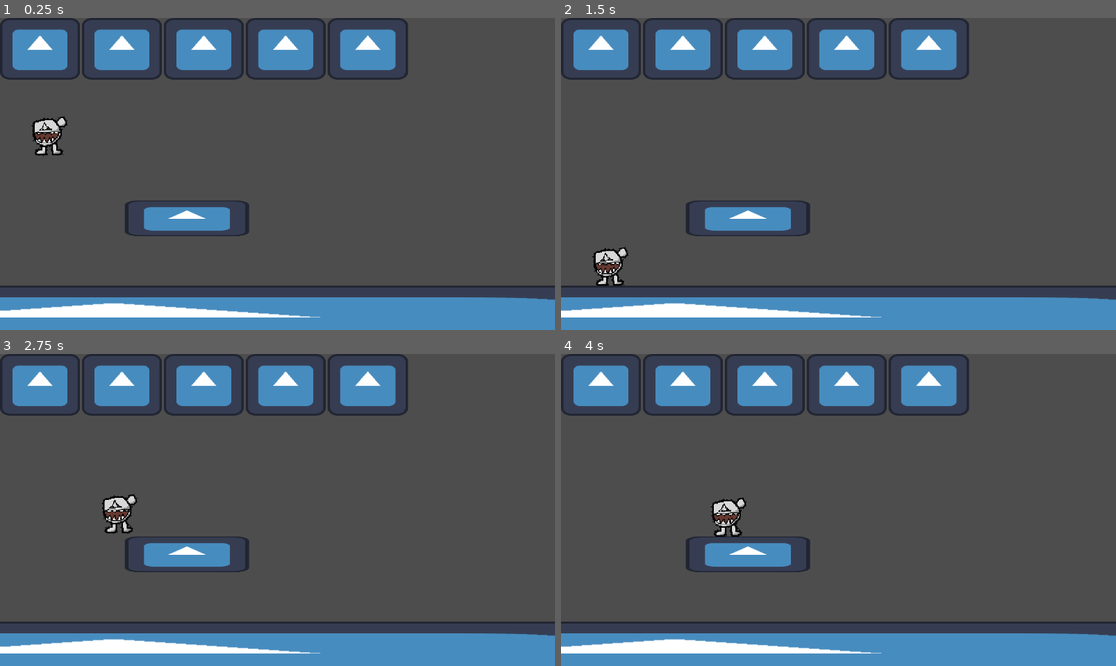
Above: before the commit, frames 1-4 (two rows, left to right).
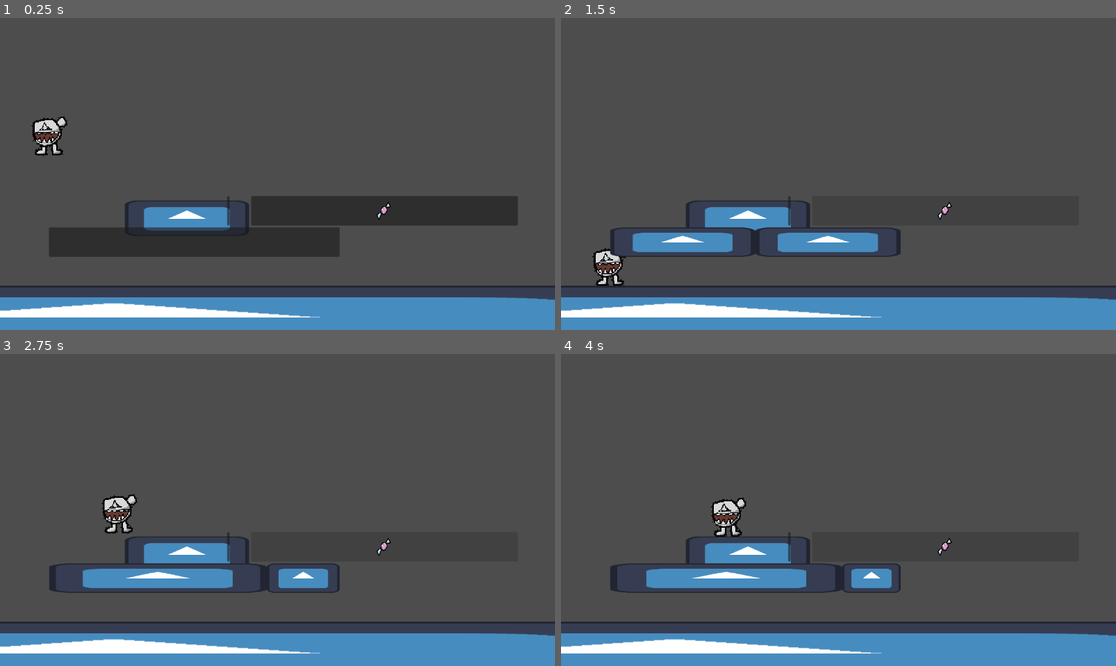
Above: after the commit, the same moments.

Repository: PixelNoam123/unidos-game-jam
Game: Godot game, scene res://level_one.tscn
Two runs of this game, one before a commit and one after it. Both use one fixed random seed, a clock stepped at 60 frames per second and the inputs below. The engine's default icon, where the game draws it, is replaced by a stand-in: a white triangle on a blue panel in a dark square.
Inputs (mouse positions are in pixels of both pictures, inside the frame that each line leads up to):
- Up to frame 1 (0.25 s): no input
- Up to frame 2 (1.5 s): click (788, 211) at 0.52 s; click (943, 211) at 1.27 s
- Up to frame 3 (2.75 s): tap Enter at 2 s; hold D (right) from 2.03 s (still down); tap Space (jump) at 2.27 s
- Up to frame 4 (4 s): tap Space (jump) at 3.02 s; release D (right) at 3.53 s; hold A (left) from 3.53 s (still down)

The runs differ from the first frame. In frame 1, 17% of the frame differs, in the area x 0-94%, y 0-77%; in frame 2, 11%; in frame 3, 11%; in frame 4, 11%.

Commit message:
bar first haha

Diff:
--- /dev/null
+++ b/bar.gd
@@ -0,0 +1,45 @@
+extends Control
+var taste_list :=[]
+const sweet := "sweet"
+var sweet_prec :float=0
+const sour := "sour"
+var sour_prec :float=0
+
+# Called when the node enters the scene tree for the first time.
+func _ready() -> void:
+	$HBoxContainer/sour.size_flags_stretch_ratio=0
+	$HBoxContainer/sweet.size_flags_stretch_ratio=0
+
+
+# Called every frame. 'delta' is the elapsed time since the previous frame.
+func add_prec(index,taste,prec):
+	if index==taste:
+			prec+=1/len(taste_list)
+func change_bar_part(bar_part,prec):
+	bar_part.size_flags_stretch_ratio=prec
+func _process(delta: float) -> void:
+	sweet_prec=0
+	sour_prec=0
+
+	for i in taste_list:
+		if sweet=="sweet":
+			sweet_prec+=1/len(taste_list)
+		add_prec(i,sour,sour_prec)
+	if len(taste_list)!=0:
+		$HBoxContainer/Panel.size_flags_stretch_ratio=0
+	else:
+		$HBoxContainer/Panel.size_flags_stretch_ratio=1
+	change_bar_part($HBoxContainer2/sweet_button,sweet_prec)
+	change_bar_part($HBoxContainer2/sour_button,sour_prec)
+	print(sweet_prec)
+
+
+func _on_sour_button_pressed() -> void:
+	taste_list.append(sour)
+	$HBoxContainer/sour.size_flags_stretch_ratio+=1
+
+
+
+func _on_sweet_button_pressed() -> void:
+	taste_list.append(sweet)
+	$HBoxContainer/sweet.size_flags_stretch_ratio+=1
--- a/bar.tscn
+++ b/bar.tscn
@@ -1,52 +1,96 @@
 [gd_scene format=3 uid="uid://dl37koynl3tgb"]
 
+[ext_resource type="Script" uid="uid://27km1hutkwfe" path="res://bar.gd" id="1_d4kci"]
 [ext_resource type="Texture2D" uid="uid://dwr3i3qgi6544" path="res://icon.svg" id="1_qyha7"]
+[ext_resource type="Texture2D" uid="uid://dpf5vmfrj40wm" path="res://candy-0002.png" id="2_a0eh7"]
+[ext_resource type="Texture2D" uid="uid://bj7qdb7oy15gu" path="res://pickle-0004.png" id="3_d4kci"]
 
 [node name="bar" type="Control" unique_id=1870118985]
 layout_mode = 3
-anchors_preset = 15
+anchors_preset = 12
+anchor_top = 1.0
 anchor_right = 1.0
 anchor_bottom = 1.0
+offset_top = -65.0
+offset_bottom = -65.0
 grow_horizontal = 2
-grow_vertical = 2
+grow_vertical = 0
+size_flags_horizontal = 4
+script = ExtResource("1_d4kci")
 
 [node name="HBoxContainer" type="HBoxContainer" parent="." unique_id=1864290478]
 custom_minimum_size = Vector2(10, 0)
+layout_direction = 4
 layout_mode = 1
-offset_right = 847.0
-offset_bottom = 128.0
+anchors_preset = 5
+anchor_left = 0.5
+anchor_right = 0.5
+offset_left = -471.5
+offset_right = 471.5
+offset_bottom = 61.0
+grow_horizontal = 2
+theme_override_constants/separation = 0
 
-[node name="TextureRect" type="TextureRect" parent="HBoxContainer" unique_id=2102291195]
+[node name="sweet" type="TextureRect" parent="HBoxContainer" unique_id=2102291195]
 layout_mode = 2
 size_flags_horizontal = 3
-size_flags_stretch_ratio = 0.2
 texture = ExtResource("1_qyha7")
 expand_mode = 1
 
-[node name="TextureRect2" type="TextureRect" parent="HBoxContainer" unique_id=1766162847]
+[node name="sour" type="TextureRect" parent="HBoxContainer" unique_id=1766162847]
 layout_mode = 2
 size_flags_horizontal = 3
-size_flags_stretch_ratio = 0.2
 texture = ExtResource("1_qyha7")
 expand_mode = 1
 
-[node name="TextureRect3" type="TextureRect" parent="HBoxContainer" unique_id=1486592525]
+[node name="salty" type="TextureRect" parent="HBoxContainer" unique_id=1486592525]
 layout_mode = 2
 size_flags_horizontal = 3
-size_flags_stretch_ratio = 0.2
+size_flags_stretch_ratio = 0.0
 texture = ExtResource("1_qyha7")
 expand_mode = 1
 
-[node name="TextureRect4" type="TextureRect" parent="HBoxContainer" unique_id=419560794]
+[node name="spicy" type="TextureRect" parent="HBoxContainer" unique_id=419560794]
 layout_mode = 2
 size_flags_horizontal = 3
-size_flags_stretch_ratio = 0.2
+size_flags_stretch_ratio = 0.0
 texture = ExtResource("1_qyha7")
 expand_mode = 1
 
-[node name="TextureRect5" type="TextureRect" parent="HBoxContainer" unique_id=1343917269]
+[node name="bitter" type="TextureRect" parent="HBoxContainer" unique_id=1343917269]
 layout_mode = 2
 size_flags_horizontal = 3
-size_flags_stretch_ratio = 0.2
+size_flags_stretch_ratio = 0.0
 texture = ExtResource("1_qyha7")
 expand_mode = 1
+
+[node name="Panel" type="Panel" parent="HBoxContainer" unique_id=1733600000]
+layout_mode = 2
+size_flags_horizontal = 3
+
+[node name="HBoxContainer2" type="HBoxContainer" parent="." unique_id=1971197970]
+custom_minimum_size = Vector2(10, 0)
+layout_mode = 1
+offset_left = 107.0
+offset_top = -65.0
+offset_right = 1050.0
+offset_bottom = -4.0
+theme_override_constants/separation = 70
+
+[node name="sour_button" type="Button" parent="HBoxContainer2" unique_id=1663767427]
+layout_mode = 2
+size_flags_horizontal = 3
+icon = ExtResource("3_d4kci")
+icon_alignment = 1
+expand_icon = true
+
+[node name="sweet_button" type="Button" parent="HBoxContainer2" unique_id=637507810]
+clip_contents = true
+layout_mode = 2
+size_flags_horizontal = 3
+icon = ExtResource("2_a0eh7")
+icon_alignment = 1
+expand_icon = true
+
+[connection signal="pressed" from="HBoxContainer2/sour_button" to="." method="_on_sour_button_pressed"]
+[connection signal="pressed" from="HBoxContainer2/sweet_button" to="." method="_on_sweet_button_pressed"]
--- a/level_one.tscn
+++ b/level_one.tscn
@@ -5,8 +5,6 @@
 [ext_resource type="PackedScene" uid="uid://ivuqrcaavt7v" path="res://ground.tscn" id="3_foyw7"]
 
 [node name="level one" type="Node2D" unique_id=243790373]
-
-[node name="bar" parent="." unique_id=1870118985 instance=ExtResource("1_bo08i")]
 
 [node name="player" parent="." unique_id=409760574 instance=ExtResource("2_foyw7")]
 position = Vector2(99, 161)
@@ -18,3 +16,10 @@
 [node name="ground2" parent="." unique_id=1445410005 instance=ExtResource("3_foyw7")]
 position = Vector2(388, 416)
 scale = Vector2(-2.0143416, 0.58291215)
+
+[node name="bar" parent="." unique_id=1870118985 instance=ExtResource("1_bo08i")]
+offset_left = 403.0
+offset_top = 435.0
+offset_right = 403.0
+offset_bottom = 435.0
+scale = Vector2(0.6399988, 1)
Not shown, added: bar.gd.uid
Binary file added: pickle-0004.png
Not shown, added: pickle-0004.png.import
